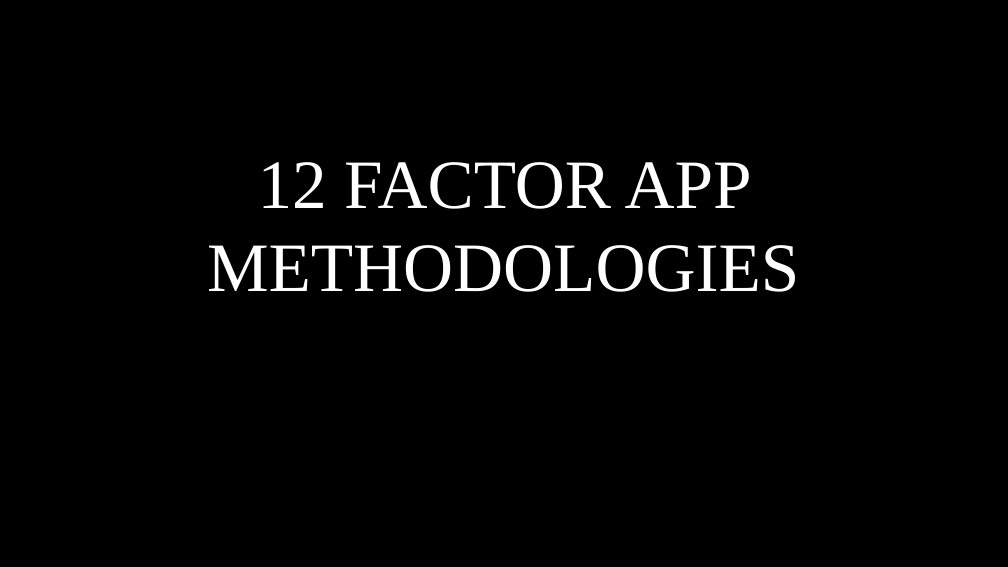
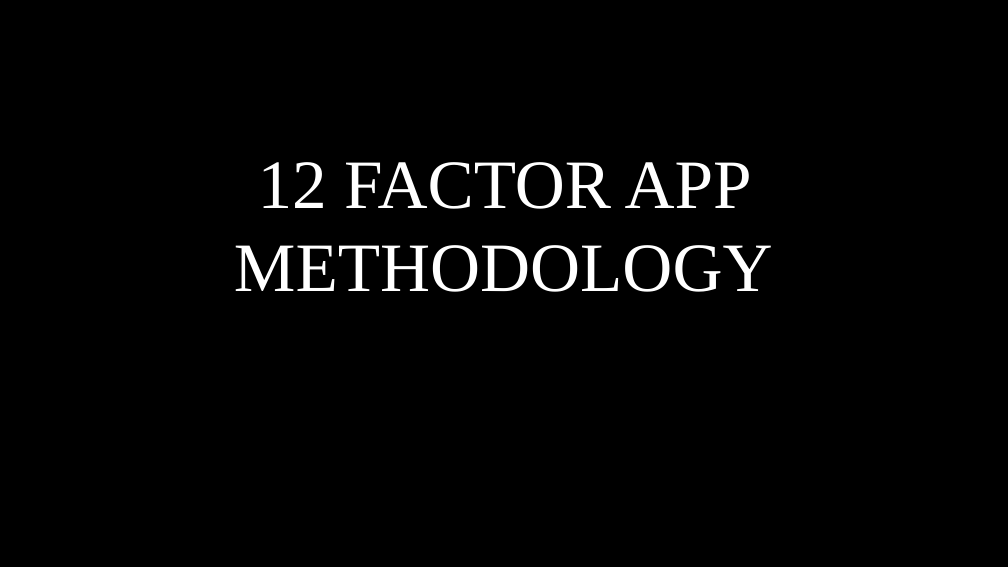
Before and after one commit to HarishParthasarathy/Power-Point-Presentations, a slide deck: slide 1 of 12 Factor/TwelveFactorApp.pptx. Drawn at 1008x567 pixels with LibreOffice and Linux fonts; fonts in the diff are those of the drawing; background and template pictures are left out. Boxes give left, top, right and bottom in pixels: in the first picture for what was removed or moved away, otherwise in the second. Text is boxed around its words. In the diff, an @@ line names an element or a change of style, - is before the commit and + after.

Commit message:
Latest Update

```diff
--- a/12 Factor/TwelveFactorApp.pptx
+++ b/12 Factor/TwelveFactorApp.pptx
@@ title at (x1=234, y1=162, x2=773, y2=292): text changed @@
-12 FACTOR APP METHODOLOGIES
+12 FACTOR APP METHODOLOGY
```
Also in this commit, not shown: 2 other slides changed.
